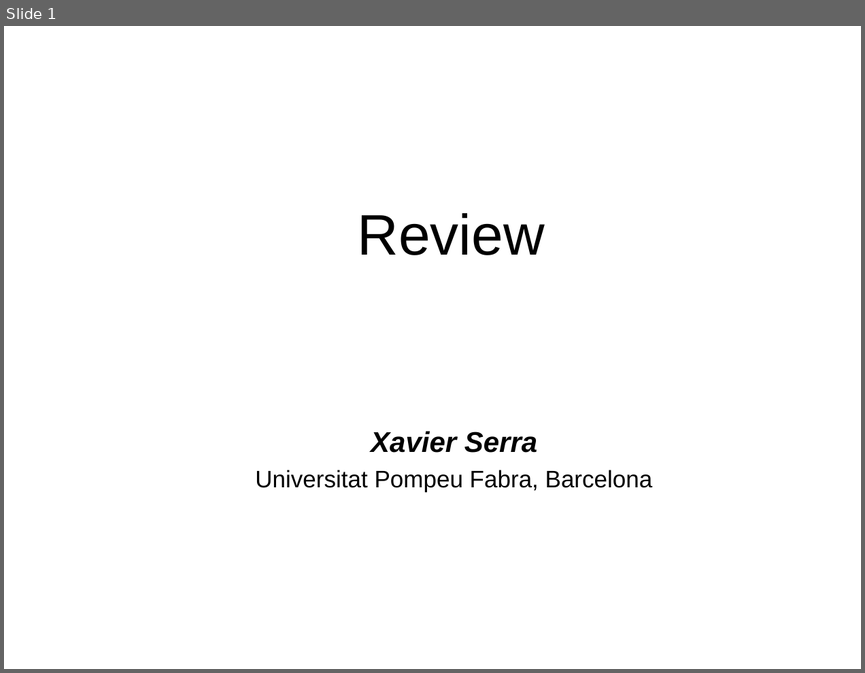
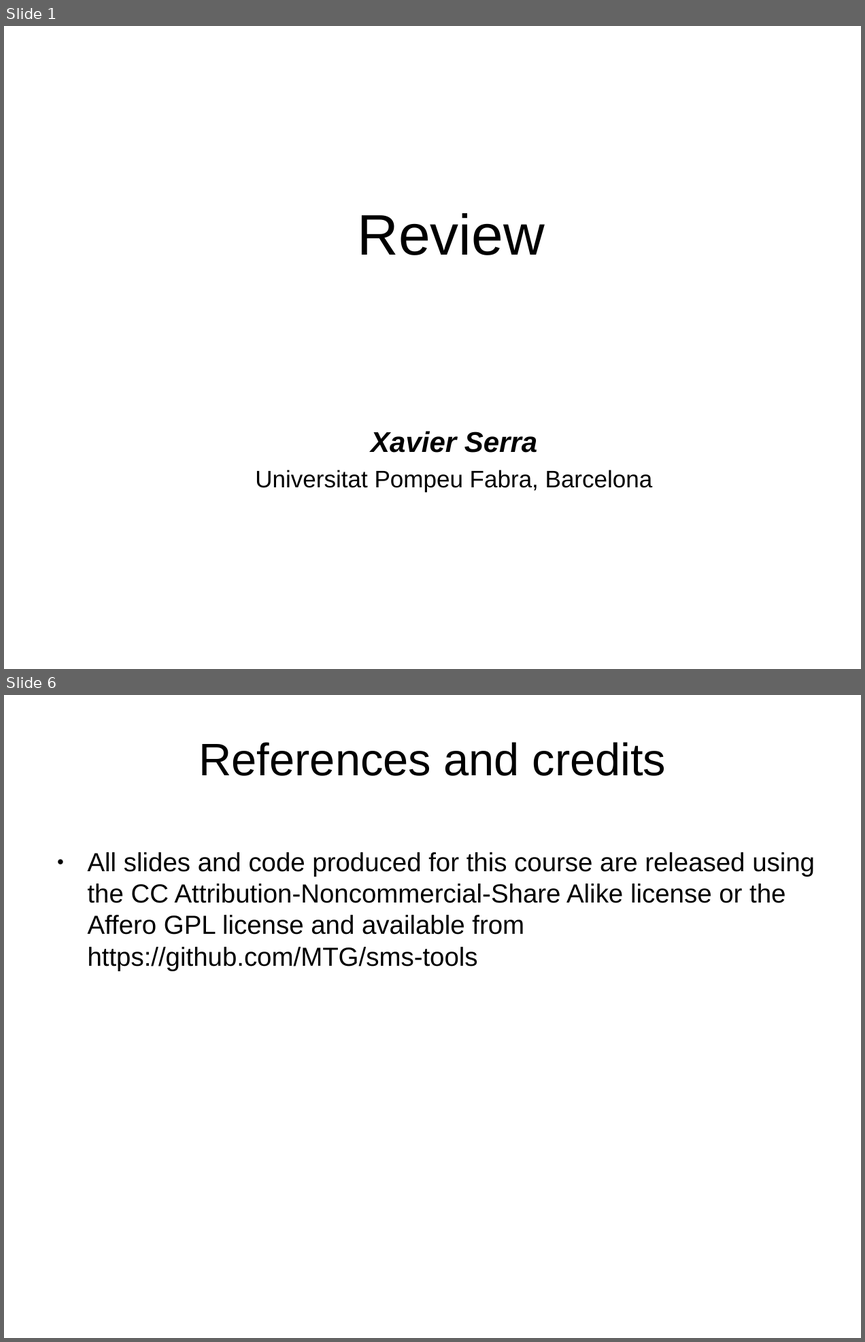
Before and after one commit to MTG/sms-tools, a slide deck: lectures/10-Final-remarks/Review.odp. Shown one above the other, each under a label of ours: slide 1 before the commit, slides 1 and 6 after it; the slides between them are not shown. The pictures are 865x673 and 865x1342 pixels, drawn with LibreOffice and Linux fonts; fonts in the diff are those of the drawing. Boxes give left, top, right and bottom in pixels: in the first picture for what was removed or moved away, otherwise in the second. Text is boxed around its words. In the diff, an @@ line names an element or a change of style, - is before the commit and + after.

```diff
--- a/lectures/10-Final-remarks/Review.odp
+++ b/lectures/10-Final-remarks/Review.odp
@@ slide 6 added at <box>4,695,861,1338</box>, background #FFFFFF @@
@@ title added at <box>199,742,666,776</box>, 38.2 pt, text #000000 @@
+References and credits
@@ text added at <box>88,852,815,970</box>, 22 pt, text #000000 @@
+● All slides and code produced for this course are released using the CC Attribution-Noncommercial-Share Alike license or the Affero GPL license and available from https://github.com/MTG/sms-tools
```
Also in this commit, not shown: 1 slide changed, 3 other slides added, 1 slide removed, 8 other files.
